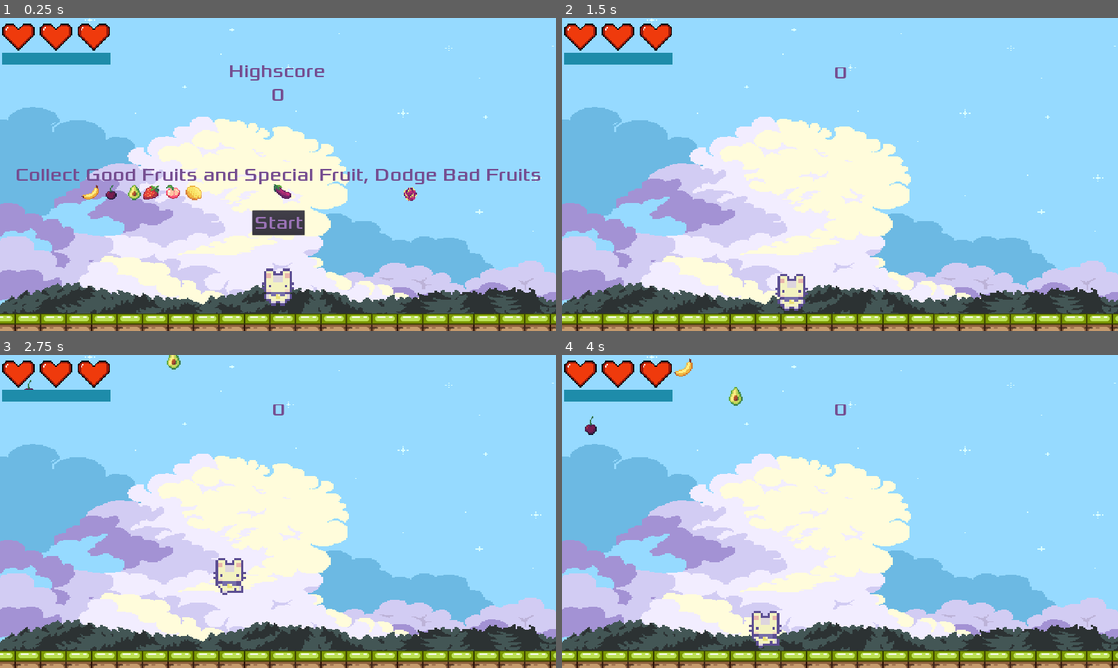
Above: before the commit, frames 1-4 (two rows, left to right).
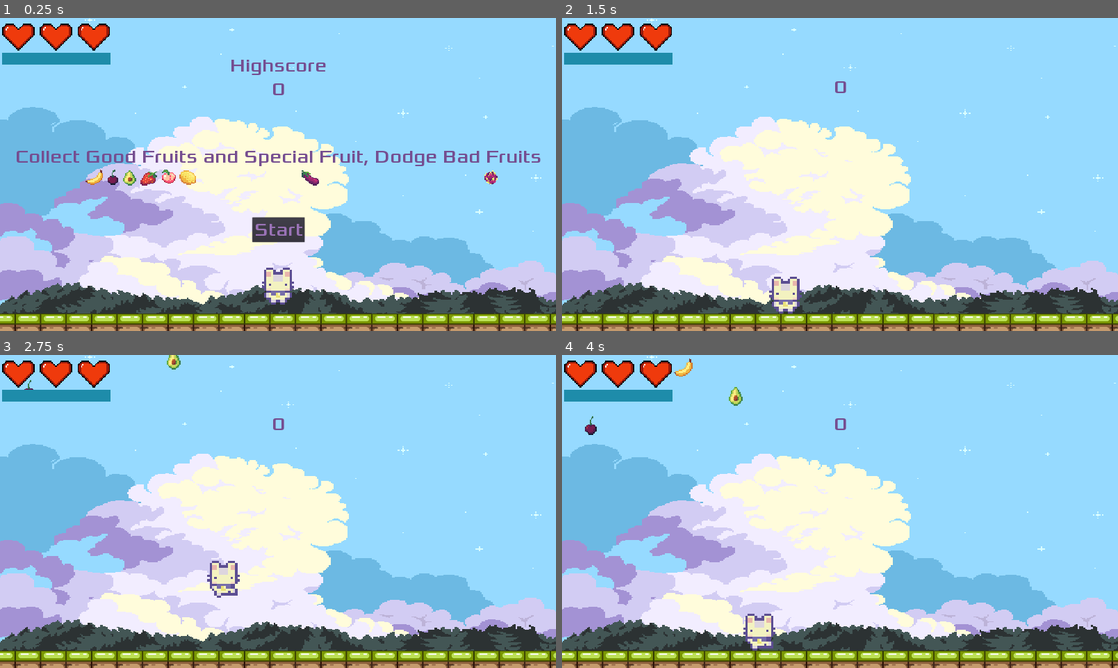
Above: after the commit, the same moments.

Repository: ColinKYuen/BQ-Game-Jam
Game: Godot game, scene res://Scenes/Main.tscn
Same seed, same stepped clock (60 frames per second), same inputs: the game is played once before the commit and once after it.
Inputs:
- Up to frame 1 (0.25 s): no input
- Up to frame 2 (1.5 s): click "Start" at 0.5 s; hold D (move_right) from 1.28 s (still down)
- Up to frame 3 (2.75 s): keep holding D (move_right); tap W (move_up) at 1.52, 2.27 s
- Up to frame 4 (4 s): release D (move_right) at 2.78 s; hold Left (move_left) 2.78-3.53 s; hold D (move_right) from 3.53 s (still down); tap W (move_up) at 3.77 s

The runs differ from the first frame. In frame 1, 5.3% of the frame differs, in the area x 3-98%, y 13-92%; in frame 2, 0.7%; in frame 3, 0.7%; in frame 4, 0.7%.

Commit message:
HUD alignment & Spawn bounds & Darker CD bar (#34)
* HUD alignment

* Tad bit better player & fruit bounding

* Darker Dash CD bar

* Fix HUD

Co-authored-by: ColinKYuen <ColinKYuen@users.noreply.github.com>
Co-authored-by: crystall-bitquill <crystall@bitquilltech.com>

Diff:
--- a/Scenes/GoodFruit.tscn
+++ b/Scenes/GoodFruit.tscn
@@ -23,17 +23,17 @@
 atlas = ExtResource( 2 )
 region = Rect2( 288, 0, 16, 16 )
 
-[sub_resource type="AtlasTexture" id=13]
-atlas = ExtResource( 2 )
-region = Rect2( 400, 0, 16, 16 )
-
 [sub_resource type="AtlasTexture" id=14]
 atlas = ExtResource( 2 )
 region = Rect2( 432, 0, 16, 16 )
 
+[sub_resource type="AtlasTexture" id=16]
+atlas = ExtResource( 2 )
+region = Rect2( 592, 64, 16, 16 )
+
 [sub_resource type="SpriteFrames" id=8]
 animations = [ {
-"frames": [ SubResource( 9 ), SubResource( 10 ), SubResource( 11 ), SubResource( 12 ), SubResource( 13 ), SubResource( 14 ) ],
+"frames": [ SubResource( 9 ), SubResource( 10 ), SubResource( 11 ), SubResource( 12 ), SubResource( 14 ), SubResource( 16 ) ],
 "loop": true,
 "name": "default",
 "speed": 5.0
--- a/Scenes/HUD.tscn
+++ b/Scenes/HUD.tscn
@@ -60,9 +60,9 @@
 anchor_right = 0.5
 anchor_bottom = 1.0
 margin_left = -88.0
-margin_top = -416.0
+margin_top = -392.0
 margin_right = 92.0
-margin_bottom = -332.0
+margin_bottom = -308.0
 custom_colors/font_color = Color( 0.607843, 0.45098, 0.717647, 1 )
 custom_fonts/font = SubResource( 1 )
 text = "Start"
@@ -70,10 +70,10 @@
 [node name="Highscore" type="Label" parent="."]
 anchor_left = 0.5
 anchor_right = 0.5
-margin_left = -171.0
-margin_top = 144.0
-margin_right = 164.0
-margin_bottom = 222.0
+margin_left = -167.5
+margin_top = 125.0
+margin_right = 167.5
+margin_bottom = 284.0
 custom_colors/font_color = Color( 0.458824, 0.301961, 0.564706, 1 )
 custom_fonts/font = SubResource( 1 )
 text = "Highscore
@@ -82,24 +82,21 @@
 script = SubResource( 5 )
 
 [node name="Score" type="Label" parent="."]
-visible = false
 anchor_left = 0.5
 anchor_right = 0.5
-margin_left = -22.5
-margin_top = 150.0
-margin_right = 22.5
-margin_bottom = 78.0
+margin_left = -128.0
+margin_top = 200.0
+margin_right = 128.0
+margin_bottom = 278.0
 custom_colors/font_color = Color( 0.458824, 0.301961, 0.564706, 1 )
 custom_fonts/font = SubResource( 1 )
-text = "0"
 align = 1
 
 [node name="Message" type="Label" parent="."]
 anchor_top = 0.5
 anchor_right = 1.0
 anchor_bottom = 0.5
-margin_top = -39.0
-margin_bottom = 39.0
+margin_top = -100.0
 custom_colors/font_color = Color( 0.458824, 0.301961, 0.564706, 1 )
 custom_fonts/font = SubResource( 1 )
 text = "Collect Good Fruits and Special Fruit, Dodge Bad Fruits"
@@ -144,7 +141,7 @@
 [node name="Fruits" type="Sprite" parent="."]
 
 [node name="Banana" type="Sprite" parent="Fruits"]
-position = Vector2( 312, 601 )
+position = Vector2( 326, 549 )
 scale = Vector2( 3.75, 3.25 )
 texture = ExtResource( 4 )
 hframes = 38
@@ -152,7 +149,7 @@
 frame = 7
 
 [node name="Cherry" type="Sprite" parent="Fruits"]
-position = Vector2( 384, 601 )
+position = Vector2( 390, 549 )
 scale = Vector2( 3.75, 3.25 )
 texture = ExtResource( 4 )
 hframes = 38
@@ -160,7 +157,7 @@
 frame = 15
 
 [node name="Eggplant" type="Sprite" parent="Fruits"]
-position = Vector2( 975, 599 )
+position = Vector2( 1072, 552 )
 scale = Vector2( 3.75, 3.25 )
 texture = ExtResource( 4 )
 hframes = 38
@@ -168,7 +165,7 @@
 frame = 25
 
 [node name="Lemon" type="Sprite" parent="Fruits"]
-position = Vector2( 667, 602 )
+position = Vector2( 646, 549 )
 scale = Vector2( 3.75, 3.25 )
 texture = ExtResource( 4 )
 hframes = 38
@@ -176,36 +173,36 @@
 frame = 18
 
 [node name="Peach" type="Sprite" parent="Fruits"]
-position = Vector2( 596, 602 )
+position = Vector2( 582, 549 )
 scale = Vector2( 3.75, 3.25 )
 texture = ExtResource( 4 )
 hframes = 38
 vframes = 6
 frame = 12
 
+[node name="Strawberry" type="Sprite" parent="Fruits"]
+position = Vector2( 512, 552 )
+scale = Vector2( 3.75, 3.25 )
+texture = ExtResource( 4 )
+hframes = 38
+vframes = 6
+frame = 27
+
+[node name="Avocado" type="Sprite" parent="Fruits"]
+position = Vector2( 448, 552 )
+scale = Vector2( 3.75, 3.25 )
+texture = ExtResource( 4 )
+hframes = 38
+vframes = 6
+frame = 189
+
 [node name="DragonFruit" type="Sprite" parent="Fruits"]
-position = Vector2( 1417, 609 )
+position = Vector2( 1696, 552 )
 scale = Vector2( 3.75, 3.25 )
 texture = ExtResource( 4 )
 hframes = 38
 vframes = 6
 frame = 21
-
-[node name="Strawberry" type="Sprite" parent="Fruits"]
-position = Vector2( 520, 601 )
-scale = Vector2( 3.75, 3.25 )
-texture = ExtResource( 4 )
-hframes = 38
-vframes = 6
-frame = 27
-
-[node name="Avocado" type="Sprite" parent="Fruits"]
-position = Vector2( 464, 602 )
-scale = Vector2( 3.75, 3.25 )
-texture = ExtResource( 4 )
-hframes = 38
-vframes = 6
-frame = 189
 
 [node name="HitBadFruit" type="AudioStreamPlayer" parent="."]
 stream = ExtResource( 5 )
--- a/Scenes/Player.tscn
+++ b/Scenes/Player.tscn
@@ -7,7 +7,7 @@
 [ext_resource path="res://Sounds/sounds/powerUp2.ogg" type="AudioStream" id=6]
 
 [sub_resource type="RectangleShape2D" id=1]
-extents = Vector2( 7.5, 9.5625 )
+extents = Vector2( 7, 7.96875 )
 
 [sub_resource type="AtlasTexture" id=7]
 atlas = ExtResource( 2 )
@@ -56,7 +56,6 @@
 shape = SubResource( 1 )
 
 [node name="AnimatedSprite" type="AnimatedSprite" parent="."]
-position = Vector2( 0, 1 )
 scale = Vector2( 2, 2 )
 frames = SubResource( 6 )
 animation = "walk"
--- a/Scripts/Main.gd
+++ b/Scripts/Main.gd
@@ -60,7 +60,7 @@
 		if $HUD.score > 10:
 			spawn_fruit.set_homing(true)
 
-	var fruit_size = spawn_fruit.get_node("Hitbox").get_viewport_rect().size.x
+	var fruit_size = spawn_fruit.get_node("Hitbox").get_viewport_rect().size.x * spawn_fruit.scale.x
 	var spawn_location = min(max(fruit_size, location), (window_width - fruit_size))
 
 	spawn_fruit.velocity = Vector2(0, speed)
--- a/Scripts/Player.gd
+++ b/Scripts/Player.gd
@@ -81,7 +81,7 @@
 		print("Jump")
 		velocity.y -= jump_height
 
-	var player_width = get_node("Hitbox").get_shape().get_extents().x
+	var player_width = get_node("Hitbox").get_shape().get_extents().x * self.scale.x
 	var max_right = window_width - player_width
 
 	if position.x > max_right:
Not shown, changed: export_presets.cfg
